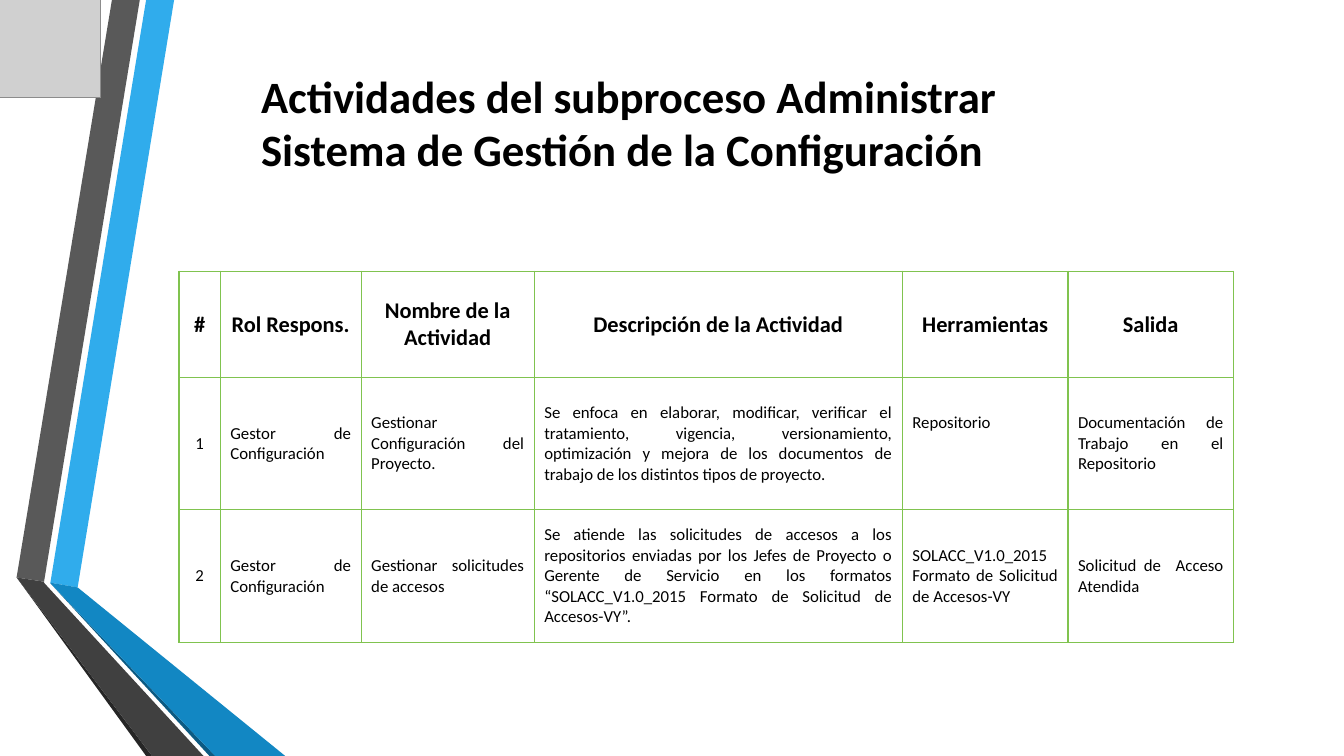
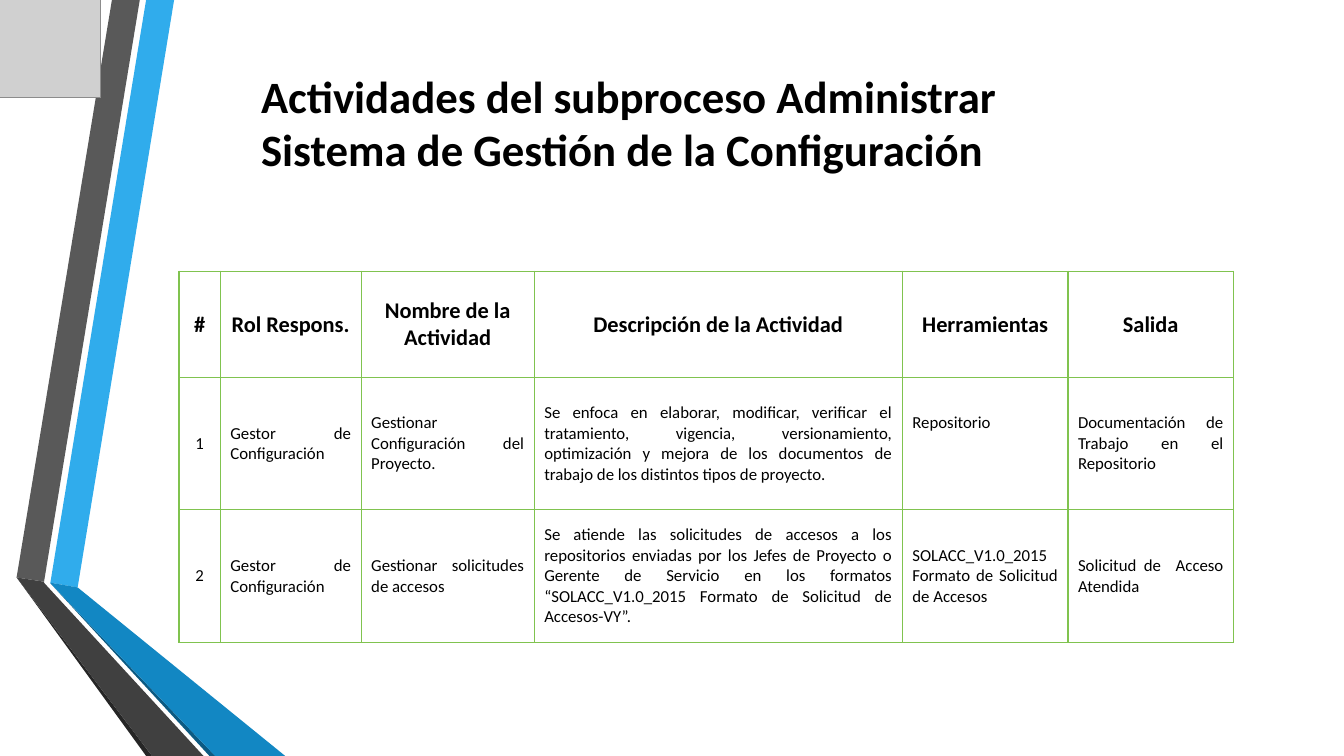
Before and after one commit to MikeCR309/JJM-INVENTARLINE, a slide deck: slide 17 of Area de proceso Gestion Configuracion/PGC_V1.0_2015 Proceso de Gestion de Configuracion.pptx. Drawn at 1344x756 pixels with LibreOffice and Linux fonts; fonts in the diff are those of the drawing; grey boxes stand for pictures; background and template pictures are left out. Boxes give left, top, right and bottom in pixels: in the first picture for what was removed or moved away, otherwise in the second. Text is boxed around its words. In the diff, an @@ line names an element or a change of style, - is before the commit and + after.

```diff
--- a/Area de proceso Gestion Configuracion/PGC_V1.0_2015 Proceso de Gestion de Configuracion.pptx
+++ b/Area de proceso Gestion Configuracion/PGC_V1.0_2015 Proceso de Gestion de Configuracion.pptx
@@ table at bbox=[179, 271, 1234, 642] @@
-row 3, column 5: SOLACC_V1.0_2015 Formato de Solicitud de Accesos-VY
+row 3, column 5: SOLACC_V1.0_2015 Formato de Solicitud de Accesos
```
Also in this commit, not shown: 5 other slides changed.
